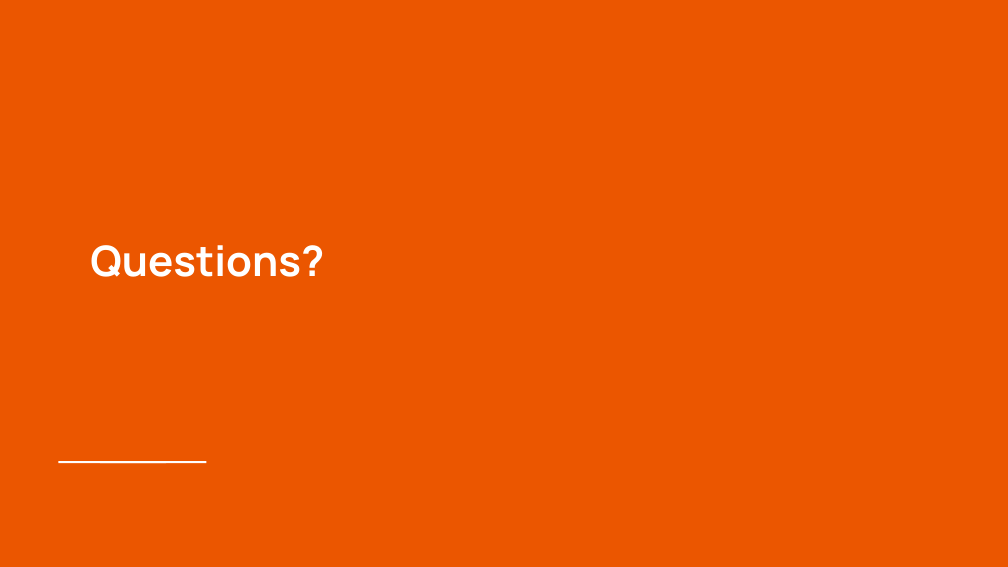
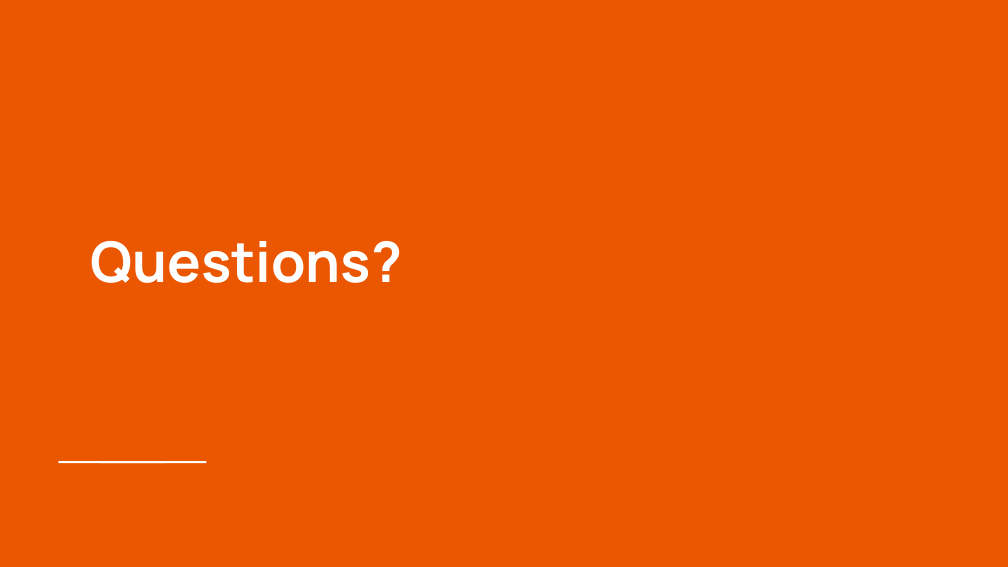
Before and after one commit to ssmcnatt/experimental-design-cap01, a slide deck: slide 11 of presentation-of-findings.pptx (slide 17 before the commit). Drawn at 1008x567 pixels with LibreOffice and Linux fonts; fonts in the diff are those of the drawing. Boxes give left, top, right and bottom in pixels: in the first picture for what was removed or moved away, otherwise in the second. Text is boxed around its words. In the diff, an @@ line names an element or a change of style, - is before the commit and + after.

```diff
--- a/presentation-of-findings.pptx
+++ b/presentation-of-findings.pptx
@@ title "Questions?" at box(90, 241, 402, 283): size 30 to 40 pt @@
```
Also in this commit, not shown: 5 other slides changed, 5 slides added, 12 slides removed.
